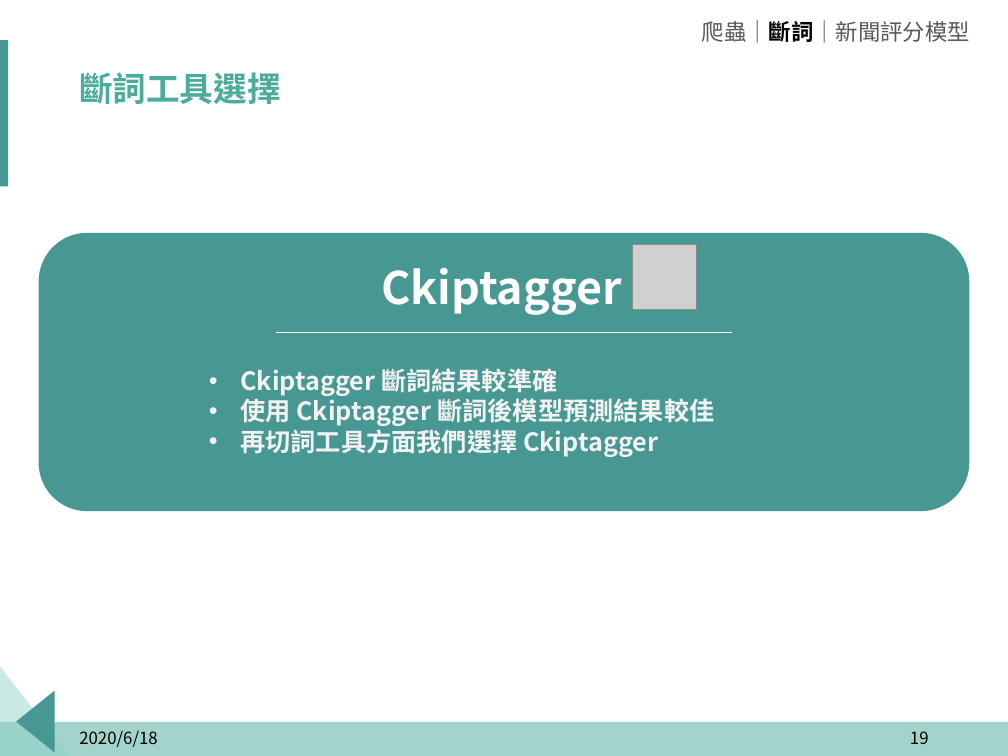
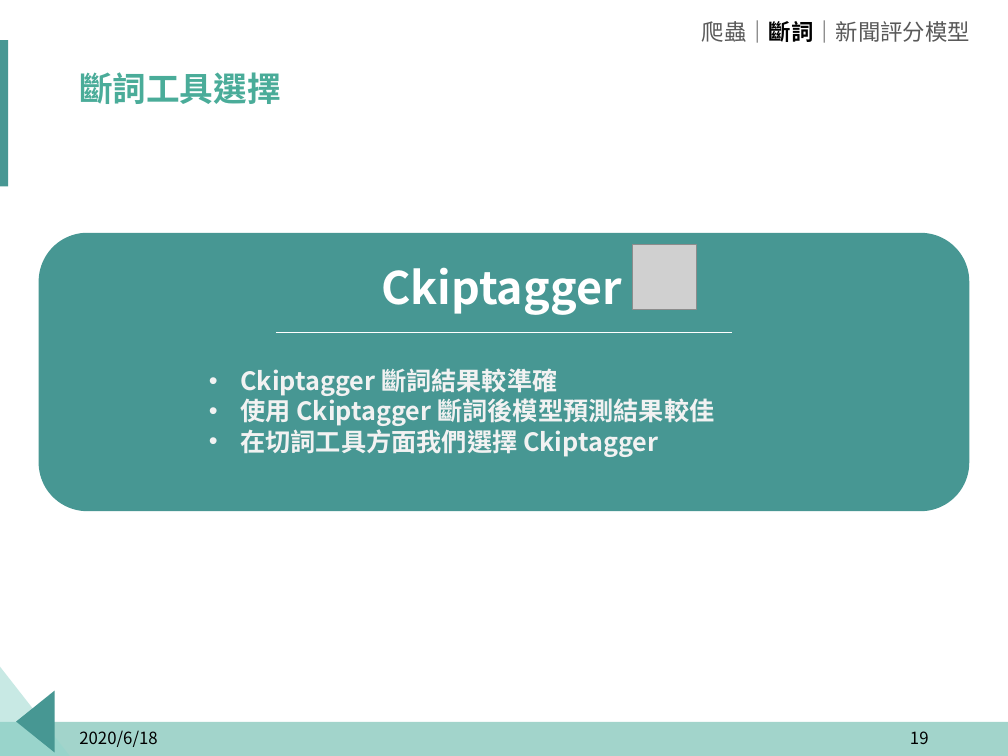
Before and after one commit to p314008dsa/Text-mining, a slide deck: slide 19 of 報告擋/Fintech.pptx. Drawn at 1008x756 pixels with LibreOffice and Linux fonts; fonts in the diff are those of the drawing; grey boxes stand for pictures; background and template pictures are left out. Boxes give left, top, right and bottom in pixels: in the first picture for what was removed or moved away, otherwise in the second. Text is boxed around its words. In the diff, an @@ line names an element or a change of style, - is before the commit and + after.

```diff
--- a/報告擋/Fintech.pptx
+++ b/報告擋/Fintech.pptx
@@ text at box(240, 425, 658, 457): text changed @@
-• 再切詞工具方面我們選擇 Ckiptagger
+• 在切詞工具方面我們選擇 Ckiptagger
```
Also in this commit, not shown: 23 other slides changed, 2 other files.
